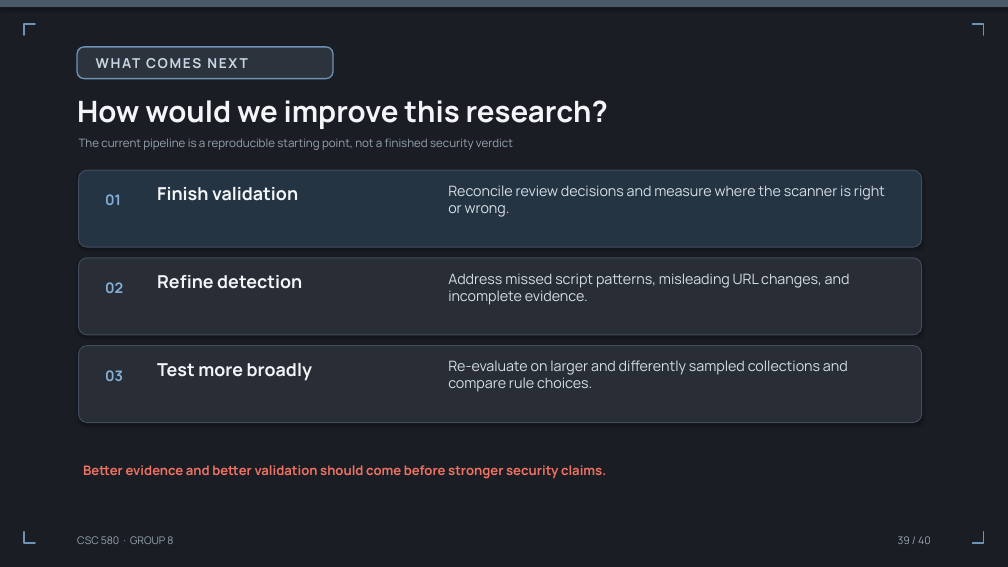
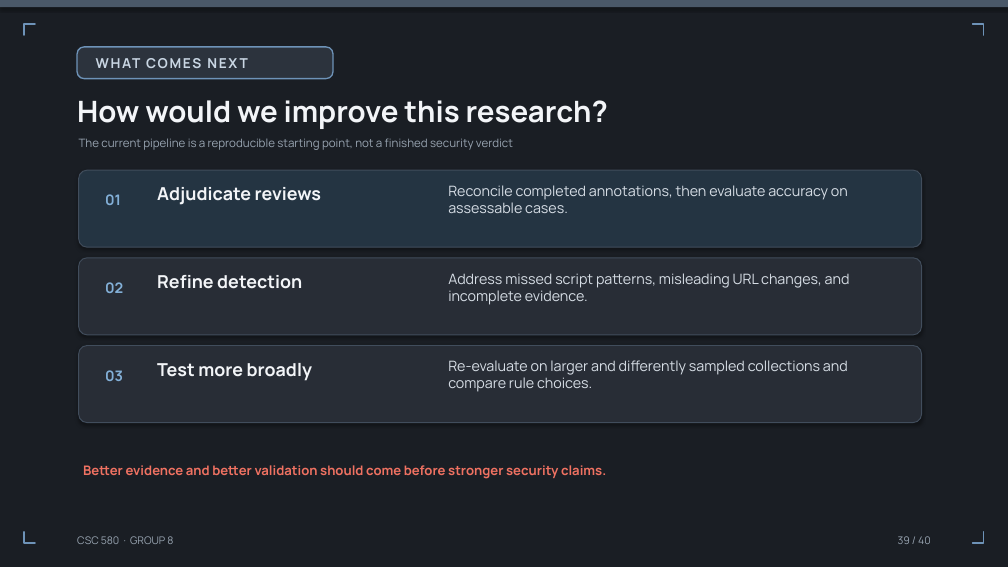
Before and after one commit to umdnp/csc580-project8, a slide deck: slide 39 of docs/group8_final_presentation.pptx. Drawn at 1008x567 pixels with LibreOffice and Linux fonts; fonts in the diff are those of the drawing; background and template pictures are left out. Boxes give left, top, right and bottom in pixels: in the first picture for what was removed or moved away, otherwise in the second. Text is boxed around its words. In the diff, an @@ line names an element or a change of style, - is before the commit and + after.

```diff
--- a/docs/group8_final_presentation.pptx
+++ b/docs/group8_final_presentation.pptx
@@ text at [157,187,321,205]: text changed @@
-Finish validation
+Adjudicate reviews
@@ text at [448,185,848,213]: text changed @@
-Reconcile review decisions and measure where the scanner is right or wrong.
+Reconcile completed annotations, then evaluate accuracy on assessable cases.
```
Also in this commit, not shown: 1 other slide changed.
